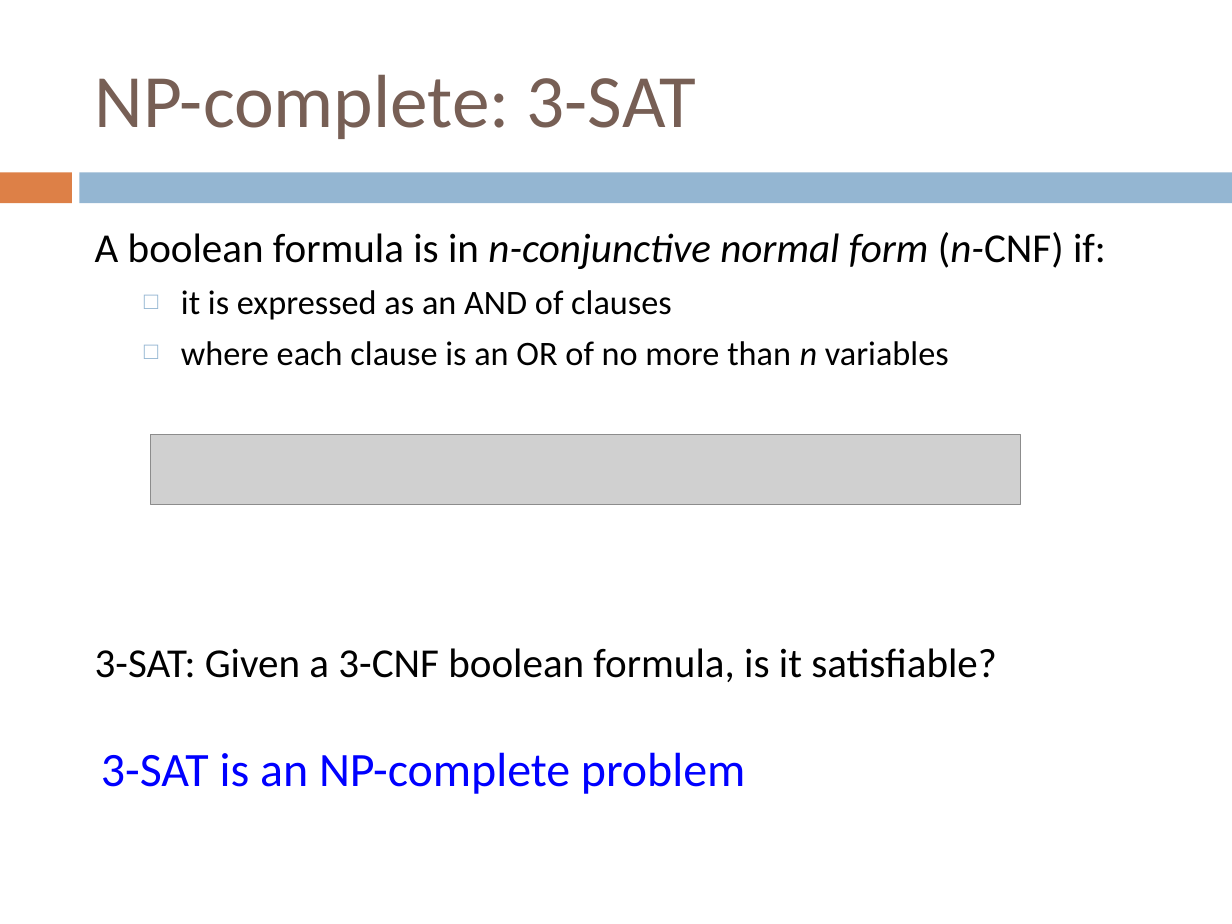
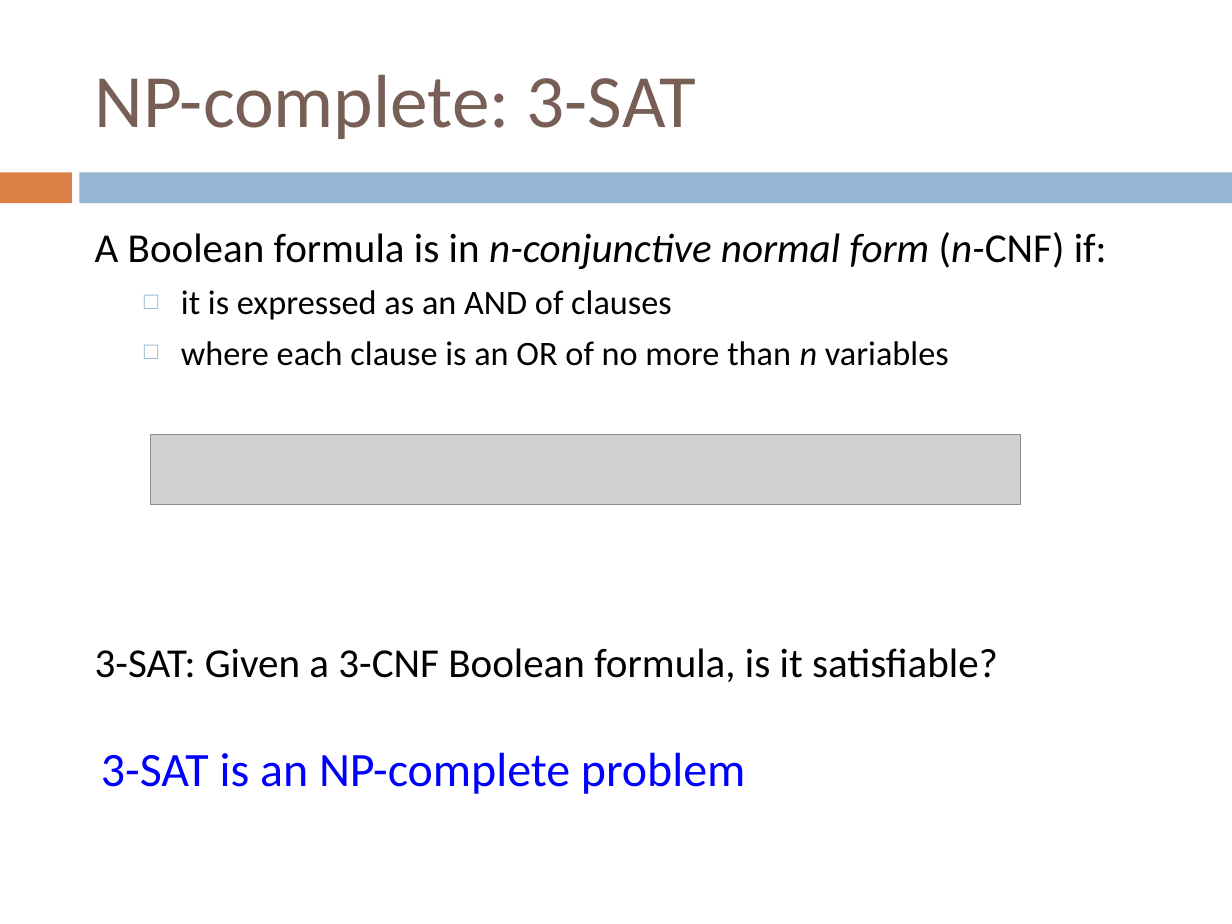
Before and after one commit to Collins-kariuk/Algorithms, a slide deck: slide 56 of Lectures/Lecture 23_NP-Complete Problems.pptx. Drawn at 1232x924 pixels with LibreOffice and Linux fonts; fonts in the diff are those of the drawing; grey boxes stand for pictures. Boxes give left, top, right and bottom in pixels: in the first picture for what was removed or moved away, otherwise in the second. Text is boxed around its words. In the diff, an @@ line names an element or a change of style, - is before the commit and + after.

```diff
--- a/Lectures/Lecture 23_NP-Complete Problems.pptx
+++ b/Lectures/Lecture 23_NP-Complete Problems.pptx
@@ text at <box>95,232,1107,269</box>: text changed @@
-A boolean formula is in n-conjunctive normal form (n-CNF) if:
+A Boolean formula is in n-conjunctive normal form (n-CNF) if:
@@ text at <box>95,648,998,682</box>: text changed @@
-3-SAT: Given a 3-CNF boolean formula, is it satisfiable?
+3-SAT: Given a 3-CNF Boolean formula, is it satisfiable?
```
Also in this commit, not shown: 40 other slides changed.
